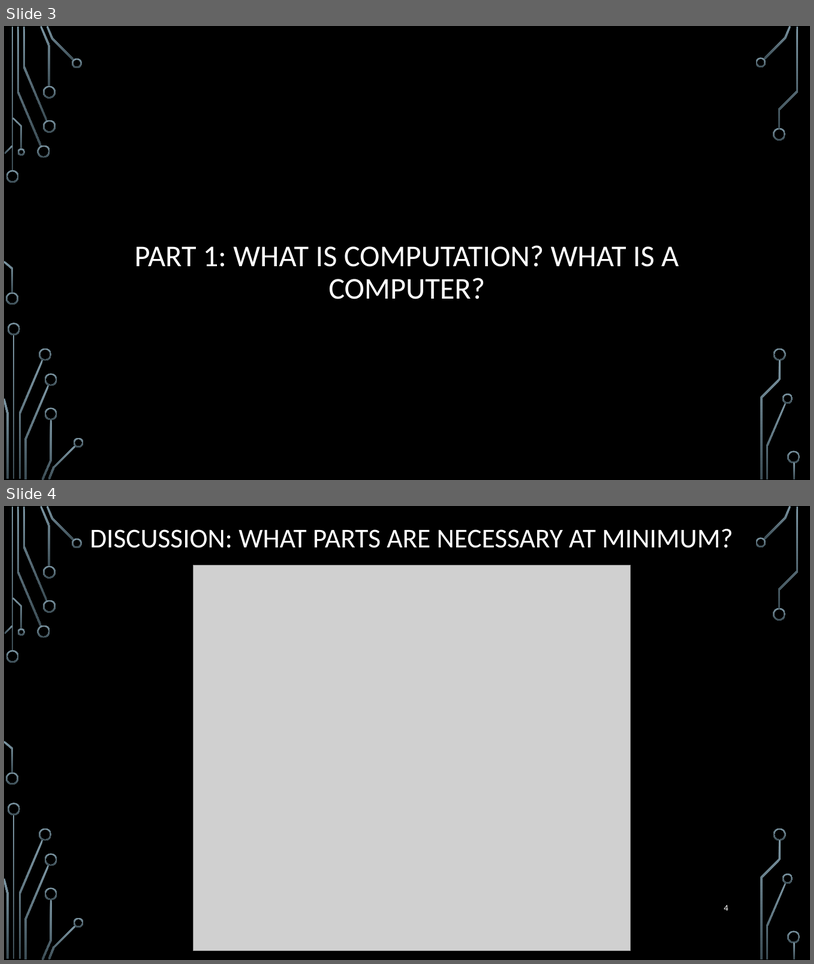
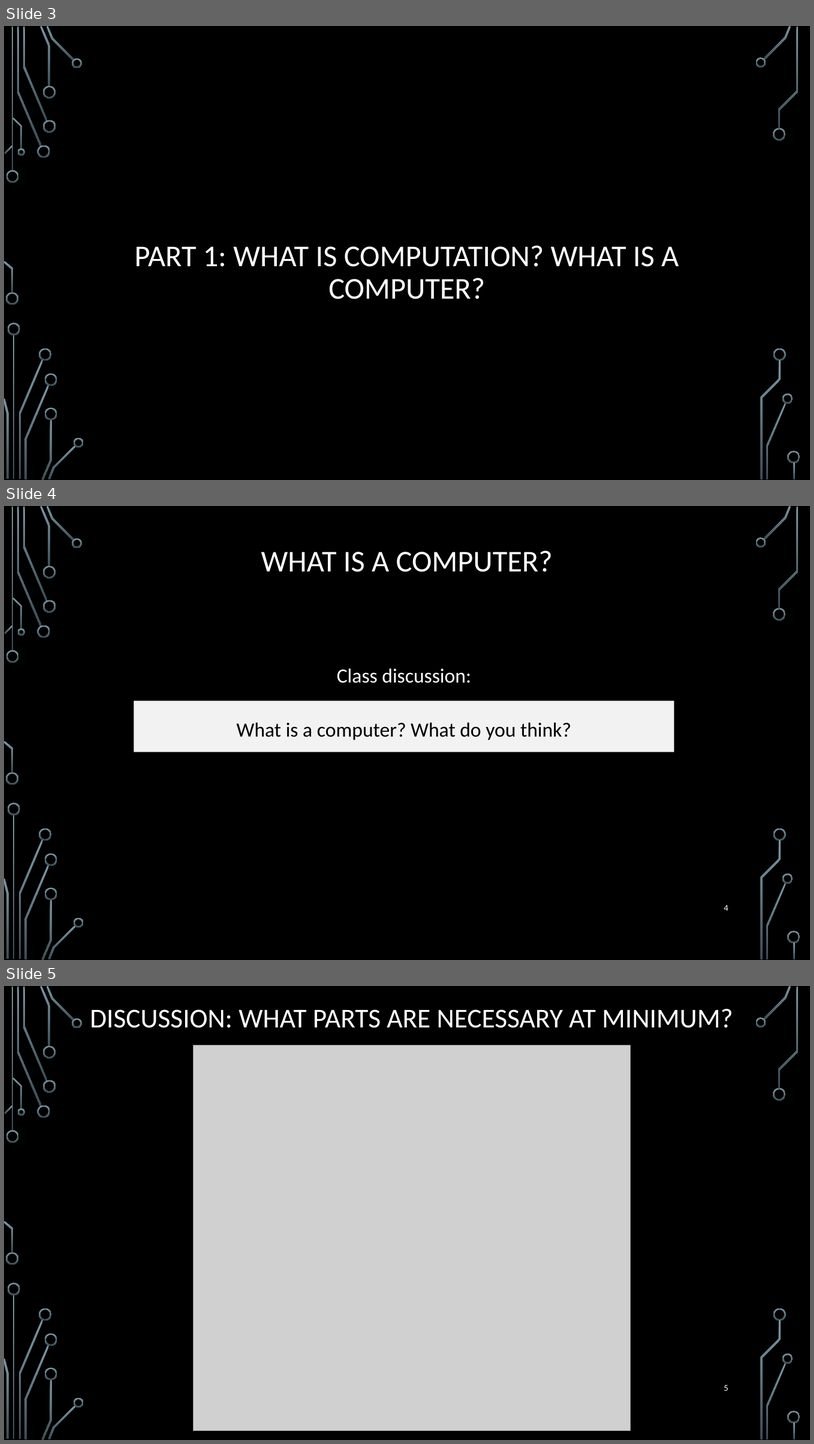
Before and after one commit to markfloryan/dmt2, a slide deck: slides/01-WhatIsAComputer.pptx. Shown one above the other, each under a label of ours: slides 3 and 4 before the commit, slides 3, 4 and 5 after it. The pictures are 814x964 and 814x1444 pixels, drawn with LibreOffice and Linux fonts; fonts in the diff are those of the drawing; grey boxes stand for pictures; background and template pictures are left out. Boxes give left, top, right and bottom in pixels: in the first picture for what was removed or moved away, otherwise in the second. Text is boxed around its words. In the diff, an @@ line names an element or a change of style, - is before the commit and + after.

```diff
--- a/slides/01-WhatIsAComputer.pptx
+++ b/slides/01-WhatIsAComputer.pptx
@@ slide 4 added at [4, 506, 810, 960], background picture (left out); not listed: 36 template elements that a slide beside it also shows @@
@@ title added at [261, 550, 553, 572], 36 pt, text #FFFFFF @@
+WHAT IS A COMPUTER?
@@ text added at [337, 668, 471, 683], 24 pt, text #FFFFFF @@
+Class discussion:
@@ rectangle added at [134, 701, 675, 752], fill #F2F2F2, 24 pt, text #000000 @@
+What is a computer? What do you think?
@@ page number added at [724, 904, 728, 910], 10.5 pt, text #FFFFFF @@
+4
@@ what was slide 4 is now slide 5 @@
@@ page number at [724, 1384, 728, 1390]: text changed @@
-4
+5
```
Also in this commit, not shown: 5 slides changed, 1 other file.
